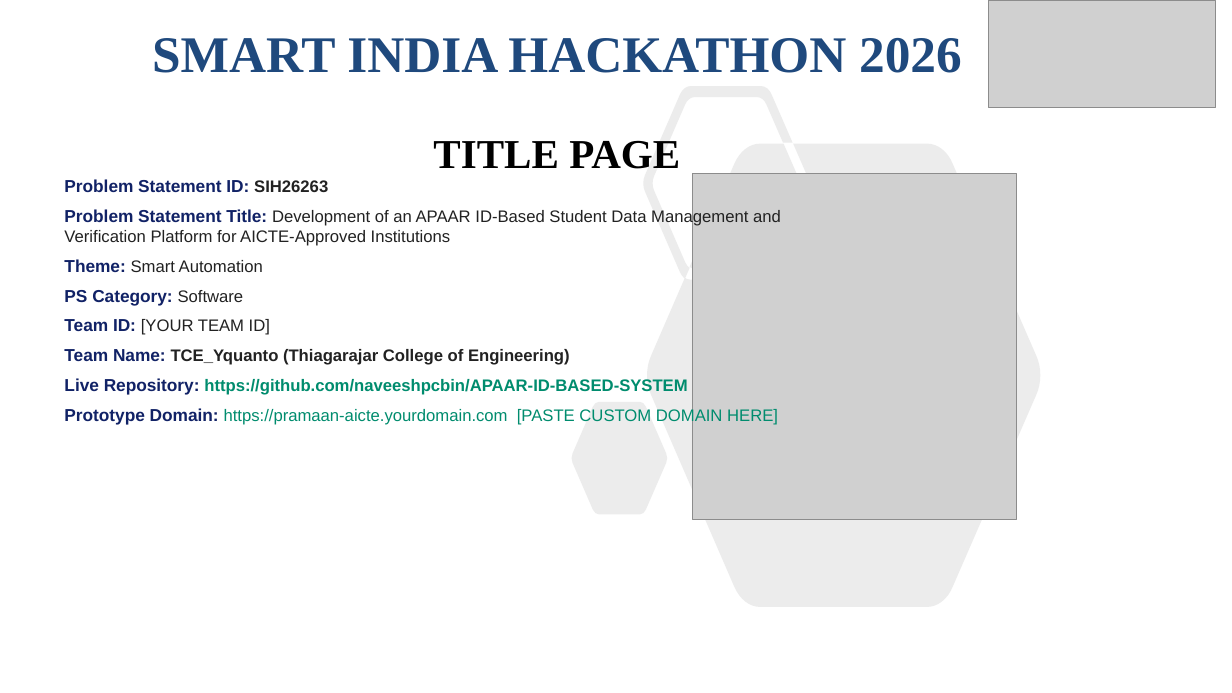
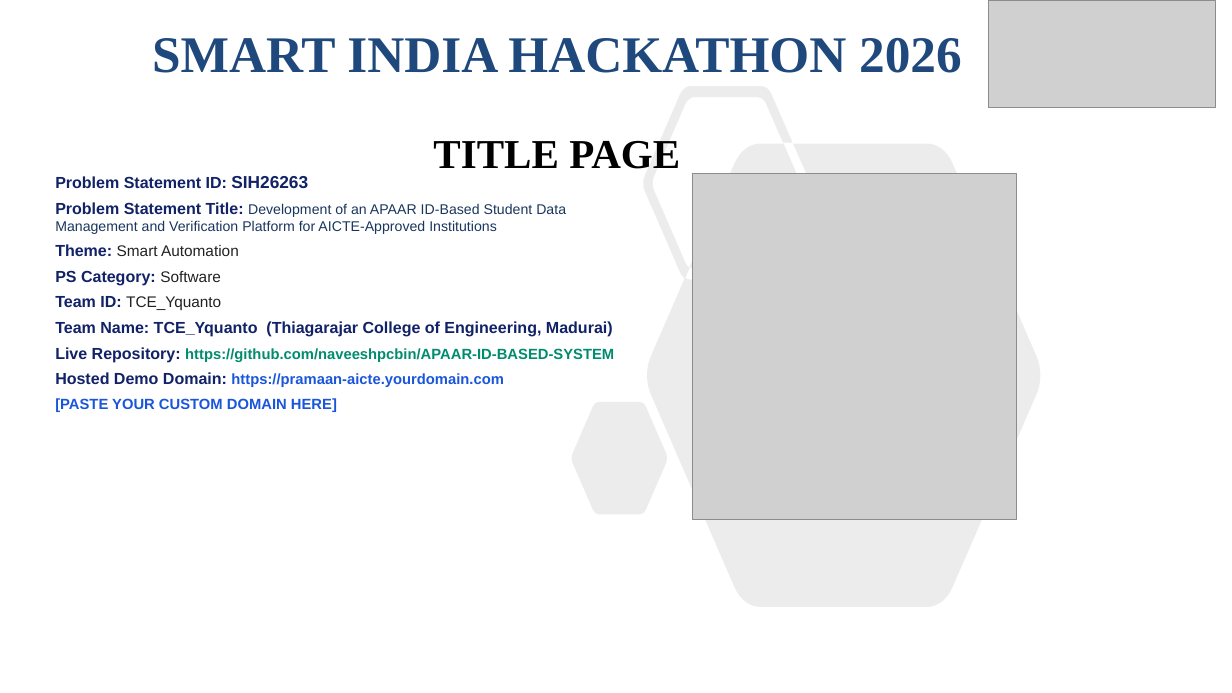
Before and after one commit to naveeshpcbin/APAAR-ID-BASED-SYSTEM, a slide deck: slide 1 of demoppt/PRAMAAN-AICTE_SIH2026_Idea_Presentation.pptx. Drawn at 1232x693 pixels with LibreOffice and Linux fonts; fonts in the diff are those of the drawing; grey boxes stand for pictures. Boxes give left, top, right and bottom in pixels: in the first picture for what was removed or moved away, otherwise in the second. Text is boxed around its words. In the diff, an @@ line names an element or a change of style, - is before the commit and + after.

Commit message:
feat(presentation): build unique architecture-driven SIH 2026 winning presentation with live UI evidence and custom domain slots

```diff
--- a/demoppt/PRAMAAN-AICTE_SIH2026_Idea_Presentation.pptx
+++ b/demoppt/PRAMAAN-AICTE_SIH2026_Idea_Presentation.pptx
@@ text "Problem Statement ID: SIH26263": place and size @@
-text "Problem Statement ID: SIH26263" at box(64, 179, 781, 425)
+text "Problem Statement ID: SIH26263" at box(55, 176, 614, 412)
@@ text at box(55, 176, 614, 363): size 13.5 to 12.5 pt in "Problem Statement ID:", "Problem Statement Title:", "Theme:", "PS Category:" and 1 more places; size 13 to 13.5 pt, text colour #222222 to #112266 in "SIH26263"; size 13 to 11 pt, text colour #222222 to #1A365D in "Development of an APAAR ID-Based Student Data ..."; size 13 to 12 pt in "Smart Automation", "Software"; size 13 to 11.5 pt in "https://github.com/naveeshpcbin/APAAR-ID-BASED-SYSTEM"; less space between paragraphs @@
@@ text at box(55, 296, 613, 337): text changed; size 13 to 12.5 pt; text colour #222222 to #112266 @@
-Team ID: [YOUR TEAM ID]
-Team Name: TCE_Yquanto (Thiagarajar College of Engineering)
+Team ID: TCE_Yquanto
+Team Name: TCE_Yquanto (Thiagarajar College of Engineering, Madurai)
@@ text at box(55, 372, 503, 412): text changed; size 13 to 11.5 pt; text colour #008C6E to #1A56DB; bold on @@
-Prototype Domain: https://pramaan-aicte.yourdomain.com [PASTE CUSTOM DOMAIN HERE]
+Hosted Demo Domain: https://pramaan-aicte.yourdomain.com
+[PASTE YOUR CUSTOM DOMAIN HERE]
```
Also in this commit, not shown: 5 other slides changed, 11 other files.
